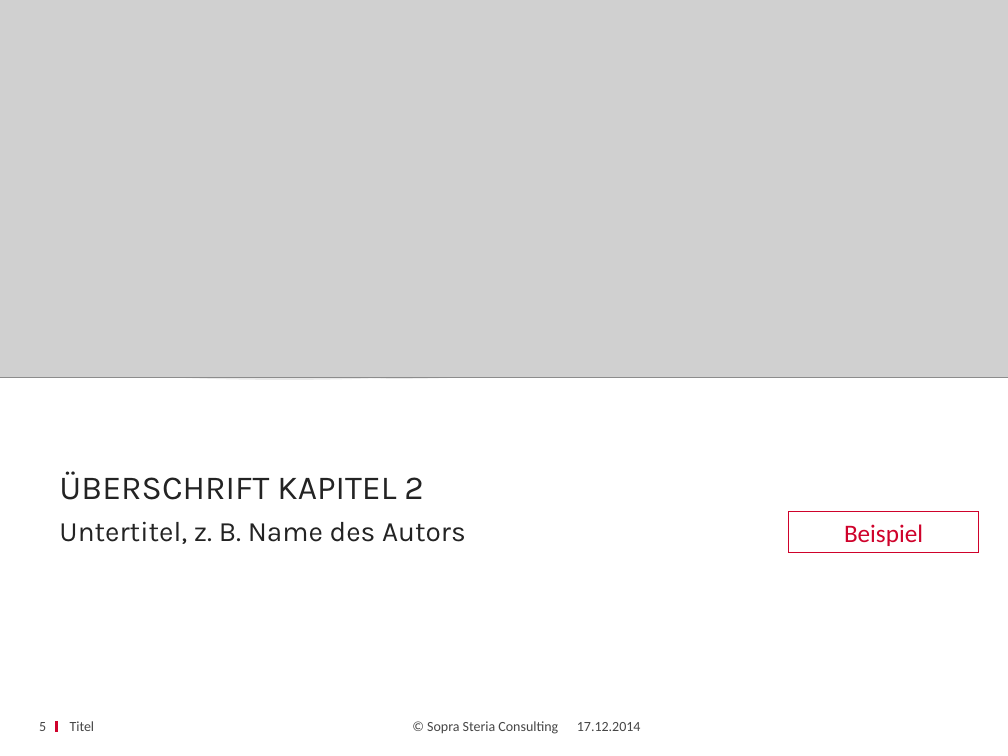
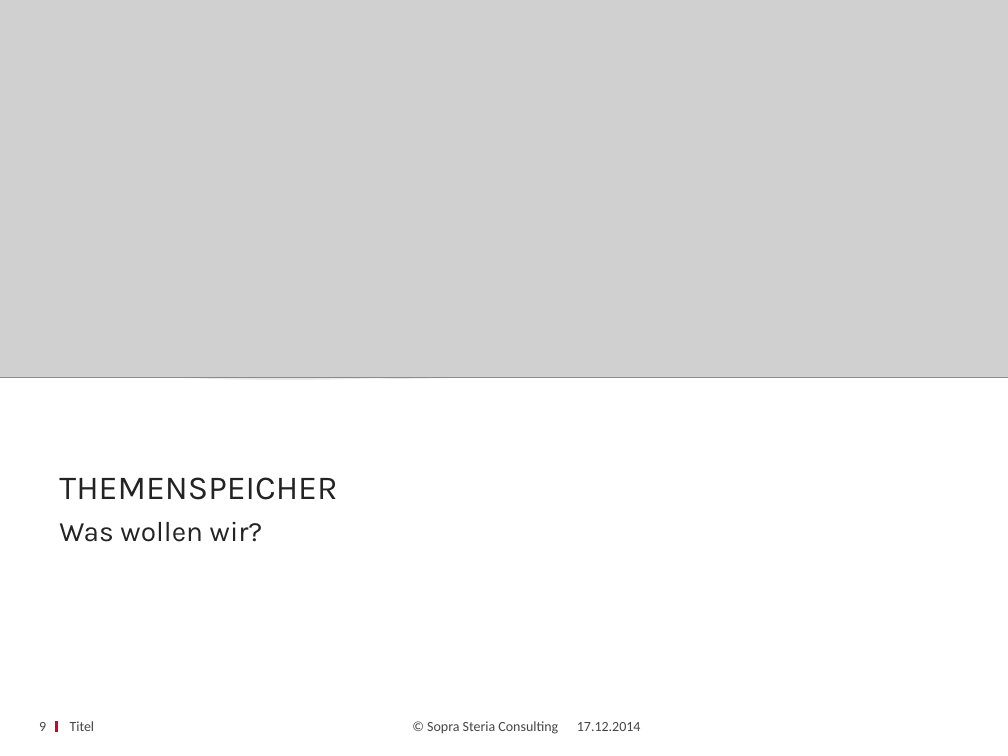
Before and after one commit to amueller0011stad/techupdate, a slide deck: slide 9 of TechUpdate_Status.pptx (slide 5 before the commit). Drawn at 1008x756 pixels with LibreOffice and Linux fonts; fonts in the diff are those of the drawing; grey boxes stand for pictures; background and template pictures are left out. Boxes give left, top, right and bottom in pixels: in the first picture for what was removed or moved away, otherwise in the second. Text is boxed around its words. In the diff, an @@ line names an element or a change of style, - is before the commit and + after.

```diff
--- a/TechUpdate_Status.pptx
+++ b/TechUpdate_Status.pptx
@@ title at box(59, 477, 337, 500): text changed @@
-ÜBERSCHRIFT KAPITEL 2
+THEMENSPEICHER
@@ subtitle at box(59, 522, 263, 542): text changed @@
-Untertitel, z. B. Name des Autors
+Was wollen wir?
@@ rectangle removed at box(788, 512, 979, 552) @@
-Beispiel
@@ page number at box(39, 722, 46, 731): text changed @@
-5
+9
```
Also in this commit, not shown: 6 other slides changed, 6 slides added, 12 slides removed.
